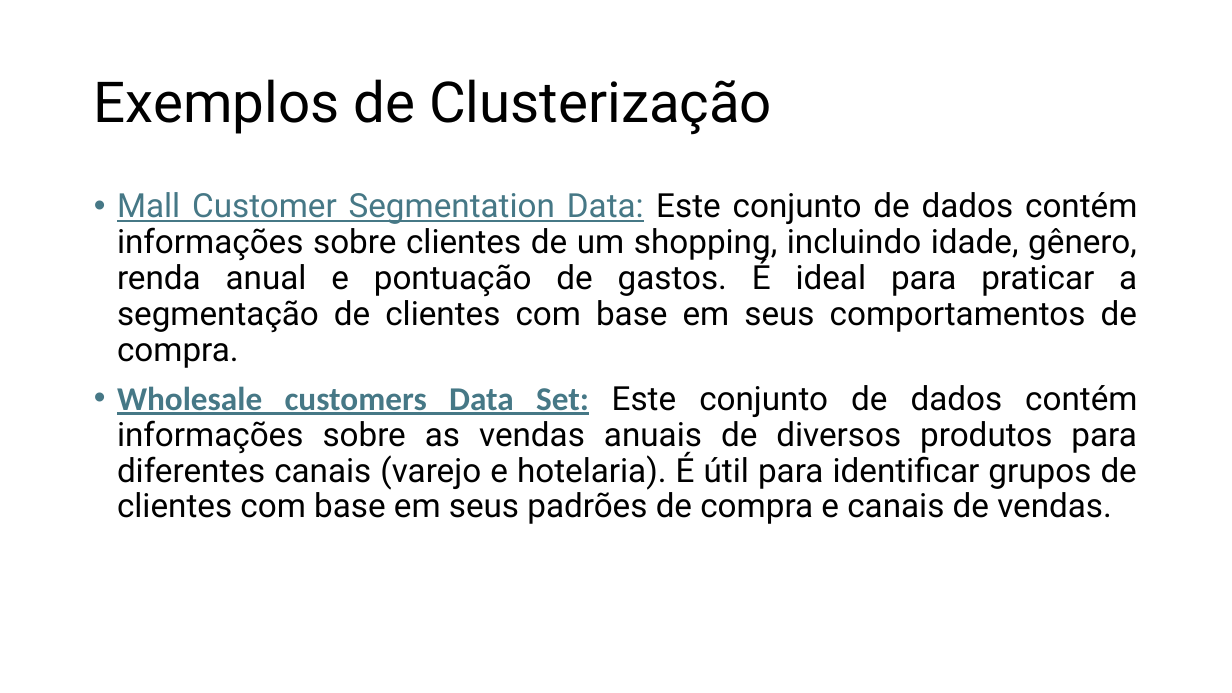
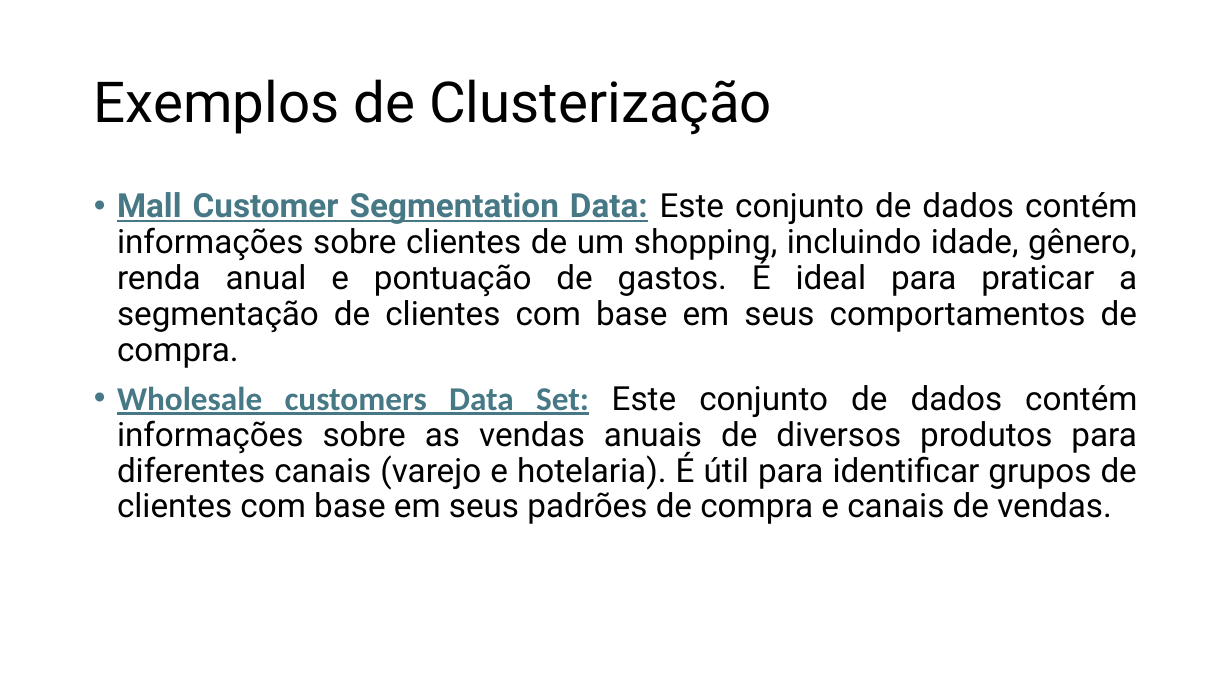
Before and after one commit to tiagopessoalima/teaching, a slide deck: slide 40 of Artificial Intelligence/01 - Introdução à Inteligência Artificial (IA).pptx. Drawn at 1232x693 pixels with LibreOffice and Linux fonts; fonts in the diff are those of the drawing. Boxes give left, top, right and bottom in pixels: in the first picture for what was removed or moved away, otherwise in the second. Text is boxed around its words. In the diff, an @@ line names an element or a change of style, - is before the commit and + after.

```diff
--- a/Artificial Intelligence/01 - Introdução à Inteligência Artificial (IA).pptx
+++ b/Artificial Intelligence/01 - Introdução à Inteligência Artificial (IA).pptx
@@ text at (117, 192, 1137, 368): bold on in "Mall Customer Segmentation Data:" @@
```
Also in this commit, not shown: 5 other slides changed, 1 other file.
